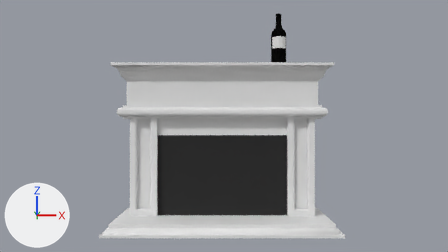
The Blender file Apartment/living_room.blend, before and after one commit.
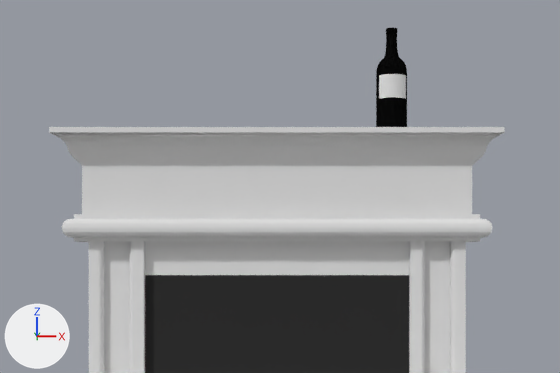
Old and new are each drawn from the file's camera 'Camera' and again close up on the part from 19% to 81% of the width and 0% to 73% of the height. Lighting does not change. The marker at lower left points along +X, +Y and +Z.

The first close-up shows 'Bottle', 'Chimney'.
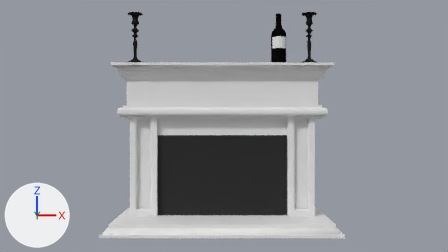
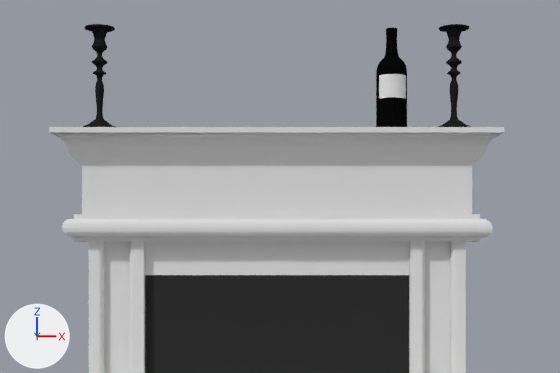
Pixel boxes (x1, y1, x2, y2) of what changed, in the close-ups (560 x 373 px):
'Cylinder.001', added (black)
    after: (83, 24, 116, 127)
'Cylinder', added (black)
    after: (438, 24, 470, 127)

What changed in the scene script:
```text
Add mat_overall_color:
    mat_overall_color = diffuse_material('Overall_Color')
    mat_overall_color.base_color = (0.0157, 0.0157, 0.0157)  # black #222222
Add me_cylinder_001:
    me_cylinder_001.from_pydata(...)  # 792 vertices, 782 faces; spans x -0.37..0.37, y -0.37..0.37, z -1.0..1.19
    me_cylinder_001.polygons.foreach_set('use_smooth', [True] * 782)
    me_cylinder_001.materials.append(mat_overall_color)  # black #222222
Add me_cylinder_002:
    me_cylinder_002.from_pydata(...)  # 792 vertices, 782 faces; spans x -0.37..0.37, y -0.37..0.37, z -1.0..1.19
    me_cylinder_002.materials.append(mat_overall_color)  # black #222222
Add ob_cylinder:
    ob_cylinder = bpy.data.objects.new('Cylinder', me_cylinder_001)
    ob_cylinder.location = (3.76, -1.16, 8.04)
    _m = ob_cylinder.modifiers.new('Subsurf', 'SUBSURF')
    _m.levels = 4
Add ob_cylinder_001:
    ob_cylinder_001 = bpy.data.objects.new('Cylinder.001', me_cylinder_002)
    ob_cylinder_001.location = (-3.78, -1.16, 8.04)
    _m = ob_cylinder_001.modifiers.new('Subsurf', 'SUBSURF')
    _m.levels = 4
```
